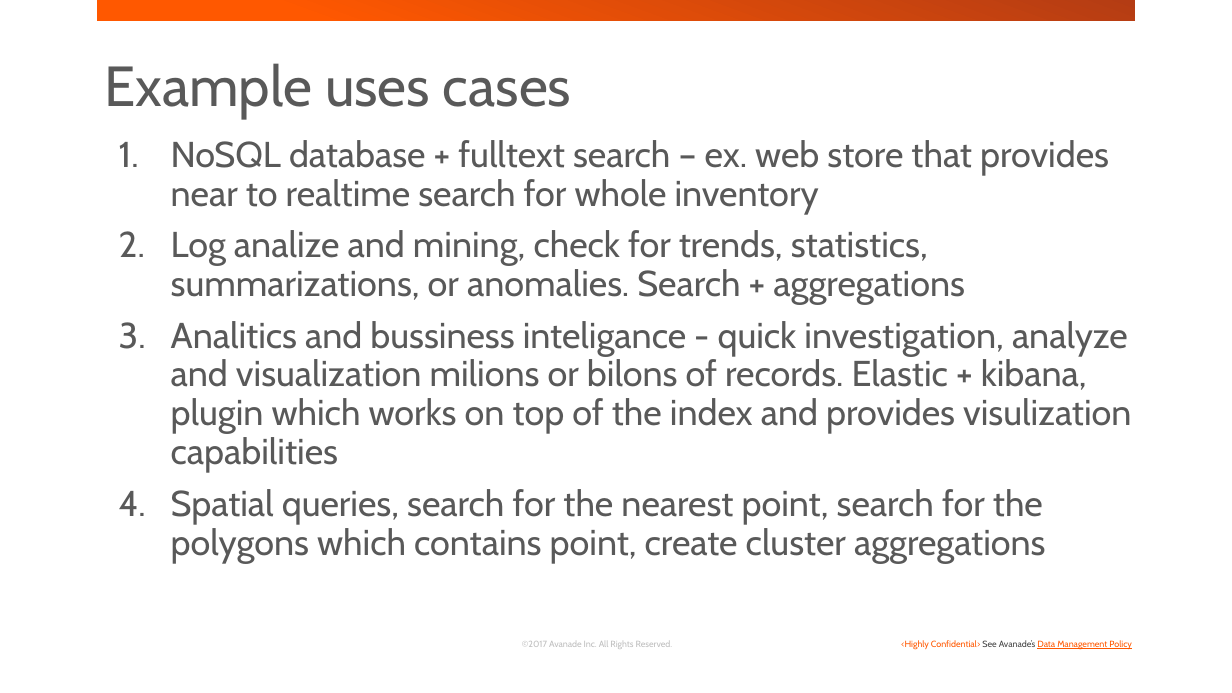
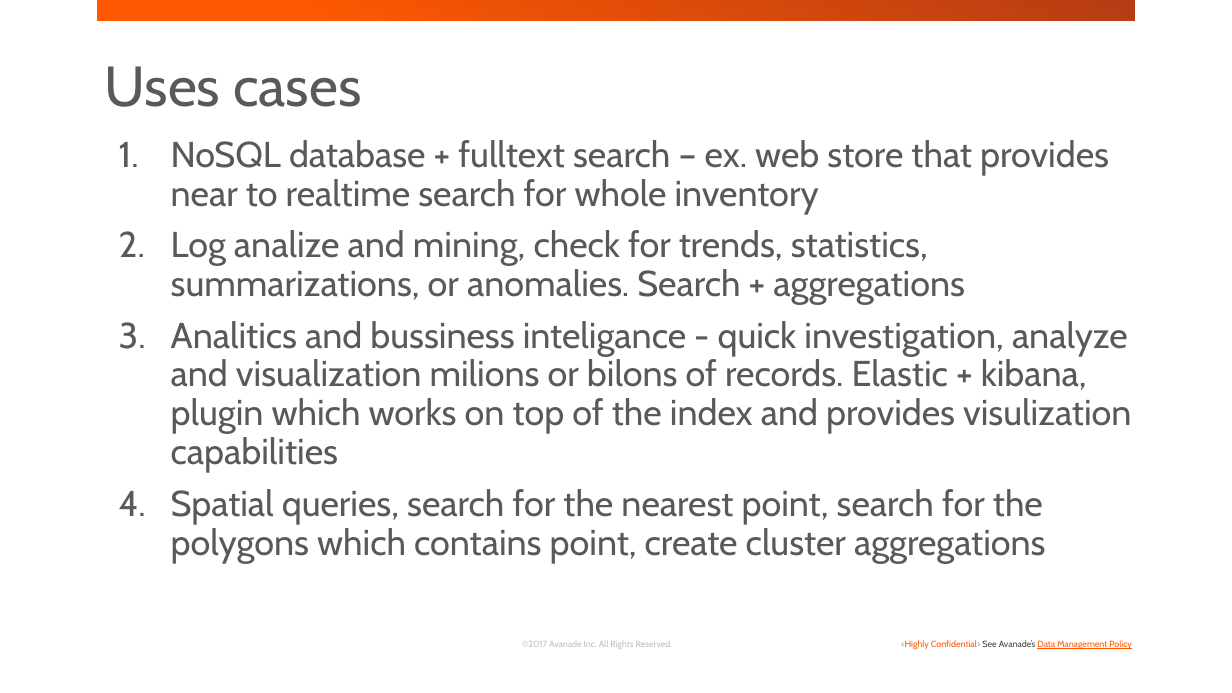
Before and after one commit to jakubgw/elasticsearch-short-intruduction, a slide deck: slide 4 of elasticsearch short introduction.pptx (slide 3 before the commit). Drawn at 1232x693 pixels with LibreOffice and Linux fonts; fonts in the diff are those of the drawing; background and template pictures are left out. Boxes give left, top, right and bottom in pixels: in the first picture for what was removed or moved away, otherwise in the second. Text is boxed around its words. In the diff, an @@ line names an element or a change of style, - is before the commit and + after.

```diff
--- a/elasticsearch short introduction.pptx
+++ b/elasticsearch short introduction.pptx
@@ text at <box>105,66,361,107</box>: text changed @@
-Example uses cases
+Uses cases
```
Also in this commit, not shown: 1 other slide changed, 8 slides added, 4 other files.
